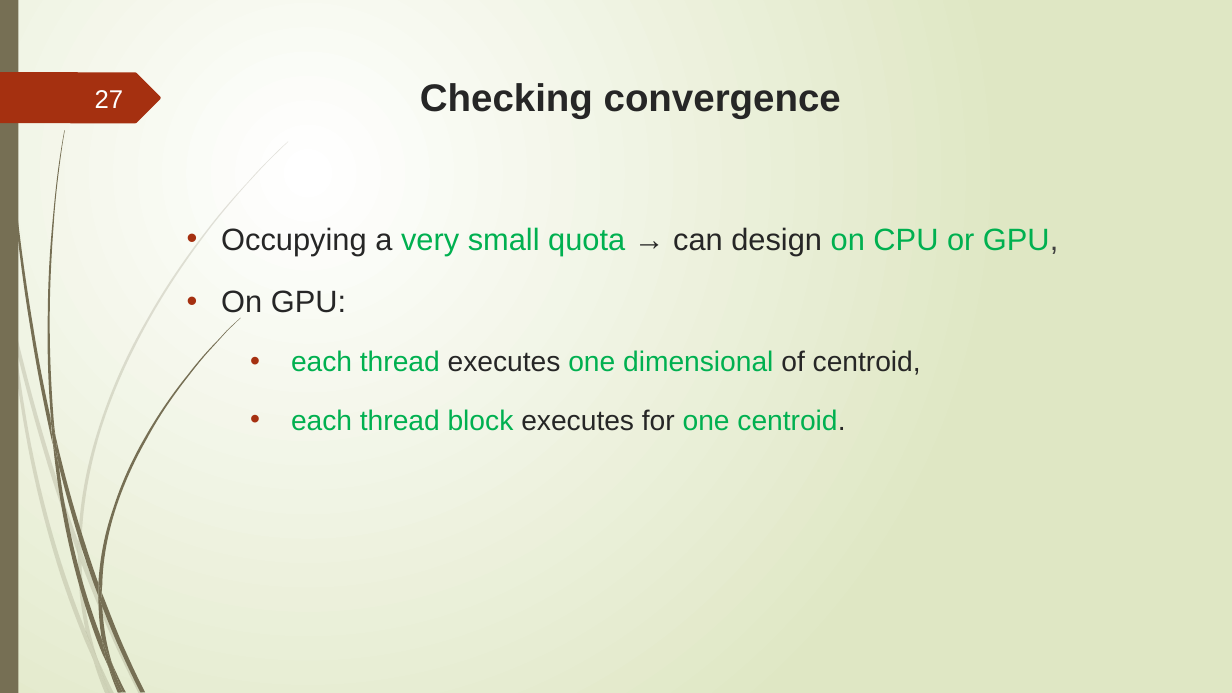
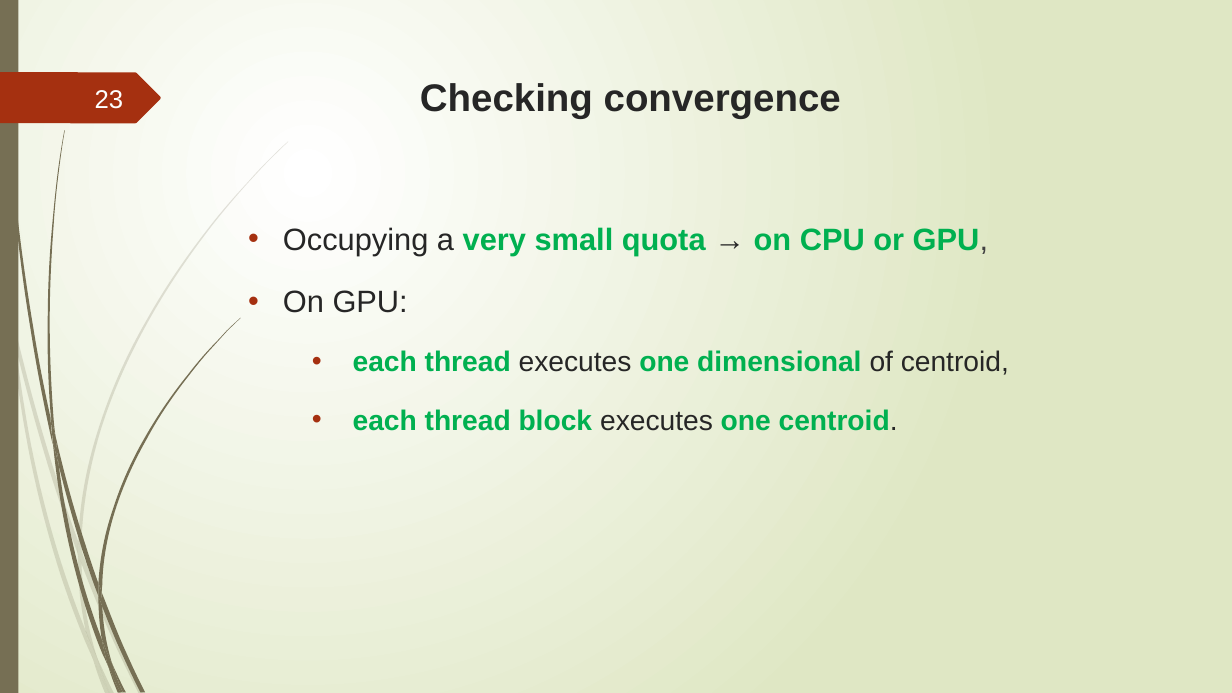
Before and after one commit to trungvdhp/master-ntou, a slide deck: slide 23 of ImageProcessing/Speeding up GFKM.pptx (slide 27 before the commit). Drawn at 1232x693 pixels with LibreOffice and Linux fonts; fonts in the diff are those of the drawing. Boxes give left, top, right and bottom in pixels: in the first picture for what was removed or moved away, otherwise in the second. Text is boxed around its words. In the diff, an @@ line names an element or a change of style, - is before the commit and + after.

```diff
--- a/ImageProcessing/Speeding up GFKM.pptx
+++ b/ImageProcessing/Speeding up GFKM.pptx
@@ page number at (95,90,124,109): text changed @@
-27
+23
@@ text "Occupying a very small quota ...": place and size @@
-text "Occupying a very small quota ..." at (221,227,1058,431)
+text "Occupying a very small quota ..." at (283,227,1009,431)
@@ text at (283,227,988,255): text changed; bold on @@
-• Occupying a very small quota → can design on CPU or GPU,
+• Occupying a very small quota → on CPU or GPU,
@@ text at (353,350,1009,375): bold on in "each thread one dimensional" @@
@@ text at (353,409,898,431): text changed; bold on @@
-  • each thread block executes for one centroid.
+  • each thread block executes one centroid.
```
Also in this commit, not shown: 27 other slides changed, 1 slide added, 5 slides removed, 3 other files.
